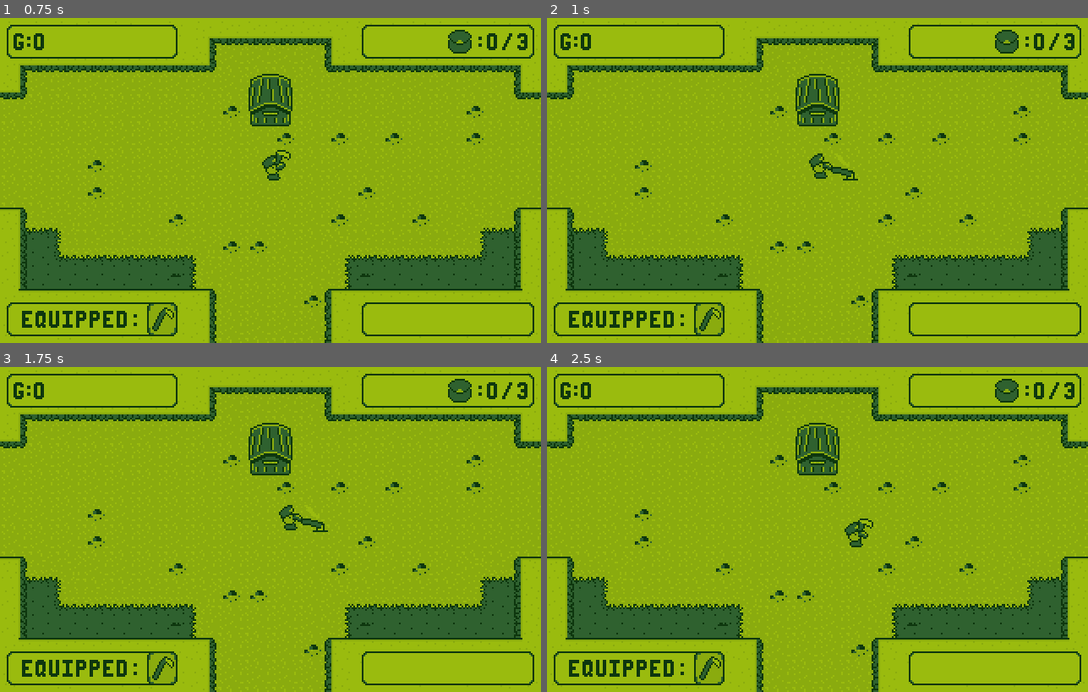
Above: before the commit, frames 1-4 (two rows, left to right).
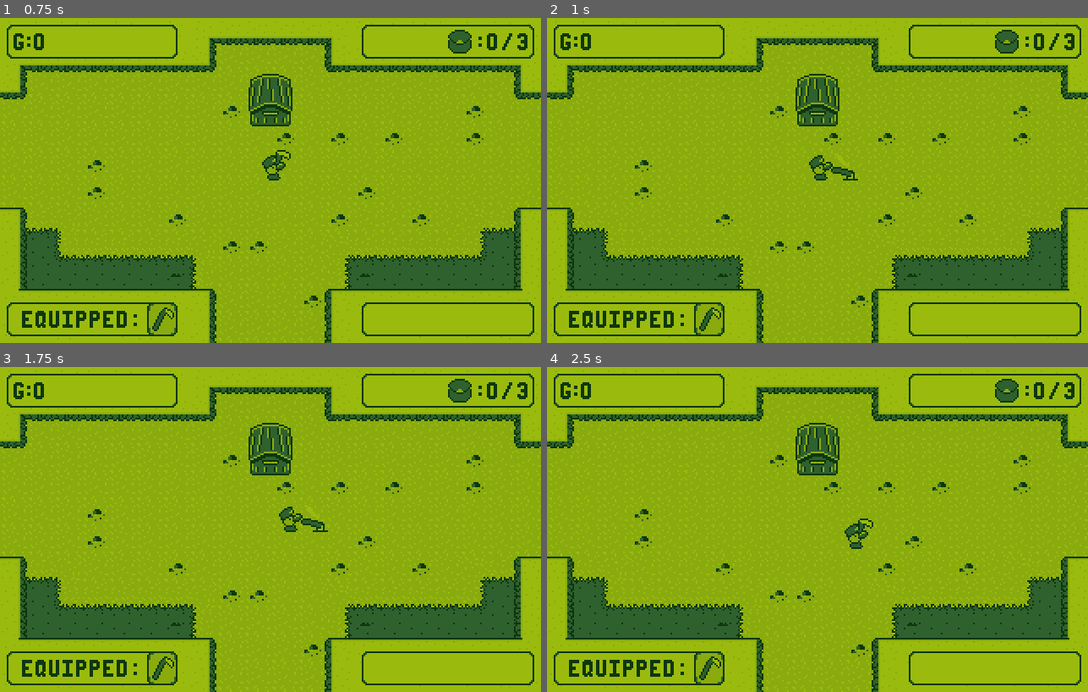
Above: after the commit, the same moments.

Repository: MrPiedPiper/LD46
Game: Godot game, scene res://scenes/main/Main.tscn
The game is run twice, just before and just after one commit, with the same random seed, the same clock (stepped at 60 frames per second) and the same inputs. The project has no main scene, so this scene is started directly.
Inputs (mouse positions are in pixels of both pictures, inside the frame that each line leads up to):
- Up to frame 1 (0.75 s): tap Enter at 0.5 s; move the mouse to (389, 164) at 0.52 s; hold Right (ui_right) from 0.53 s (still down); click (389, 164) at 0.6 s
- Up to frame 2 (1 s): keep holding Right (ui_right)
- Up to frame 3 (1.75 s): move the mouse to (162, 545) at 1.27 s; release Right (ui_right) at 1.28 s; hold Down (ui_down) from 1.28 s (still down); click (162, 545) at 1.35 s
- Up to frame 4 (2.5 s): move the mouse to (871, 458) at 2.02 s; release Down (ui_down) at 2.03 s; hold Right (ui_right) from 2.03 s (still down); right-click (871, 458) at 2.1 s; click (871, 458) at 2.3 s

Frame 1 is identical in both runs. In frame 2, 0.1% of the frame differs, in the area x 48-53%, y 41-50%; in frame 3, 0.1%; in frame 4, 0.1%.

Commit message:
Fix player not refreshing held item upon filling the shipping bin

Diff:
--- a/Player.gd
+++ b/Player.gd
@@ -55,8 +55,7 @@
 var score = 0
 
 func _process(delta):
-	if !is_swinging_hoe:
-		move_state(delta)
+	move_state(delta)
 
 	if Input.is_action_just_pressed("action_interact"):
 		if is_touching_bin and sellable_list.size() > 0:
@@ -80,8 +79,6 @@
 	if Input.is_action_just_pressed("action_hit"):
 		var curr_tool = inventory_list[0]
 		if curr_tool != null and curr_tool.get("is_tool") != null and curr_tool.get("is_tool"):
-			print("That's totally a hoe")
-			print(curr_tool.name)
 			if curr_tool == hoe:
 				is_swinging_hoe = true
 				velocity = Vector2.ZERO
@@ -109,28 +106,39 @@
 			new_array.push_front(temp)
 			new_equipped = new_array[0]
 		if curr_equipped != null:
-			var is_tool = curr_equipped.get("is_tool")
-			if is_tool == null or (is_tool != null and !is_tool) or (is_tool != null and is_tool and !curr_equipped.get("is_busy")):
-				if new_equipped is sellable_item:
-					for i in tool_parent.get_children():
-						i.visible = false
-					for i in item_parent.get_children():
-						item_parent.remove_child(i)
-					var new_item = Sprite.new()
-					new_item.texture = new_equipped.item_icon
-					item_parent.add_child(new_item)
-					inventory_list = new_array
-					emit_signal("scrolled_inventory",new_equipped)
-				elif new_equipped.get("is_tool") != null and new_equipped.get("is_tool"):
-					for i in tool_parent.get_children():
-						i.visible = false
-					for i in item_parent.get_children():
-						item_parent.remove_child(i)
-					inventory_list = new_array
-					new_equipped.visible = true
-					emit_signal("scrolled_inventory",new_equipped)
+			update_held_item(new_array)
+
+func update_held_item(new_array):
+	var curr_equipped = inventory_list[0]
+	var new_equipped = new_array[0]
+	if curr_equipped != null:
+		var is_tool = curr_equipped.get("is_tool")
+		if is_tool == null or (is_tool != null and !is_tool) or (is_tool != null and is_tool and !curr_equipped.get("is_busy")):
+			if new_equipped is sellable_item:
+				for i in tool_parent.get_children():
+					i.visible = false
+				for i in item_parent.get_children():
+					item_parent.remove_child(i)
+				var new_item = Sprite.new()
+				new_item.texture = new_equipped.item_icon
+				item_parent.add_child(new_item)
+				inventory_list = new_array
+				emit_signal("scrolled_inventory",new_equipped)
+			elif new_equipped.get("is_tool") != null and new_equipped.get("is_tool"):
+				for i in tool_parent.get_children():
+					i.visible = false
+				for i in item_parent.get_children():
+					item_parent.remove_child(i)
+				inventory_list = new_array
+				new_equipped.visible = true
+				emit_signal("scrolled_inventory",new_equipped)
+
 
 func move_state(delta):
+	if is_swinging_hoe:
+		velocity = Vector2.ZERO
+		animationState.travel("Idle")
+		return
 	# get the input strength
 	var input_vector = Vector2.ZERO
 	input_vector.x = Input.get_action_strength("ui_right") - Input.get_action_strength("ui_left")
